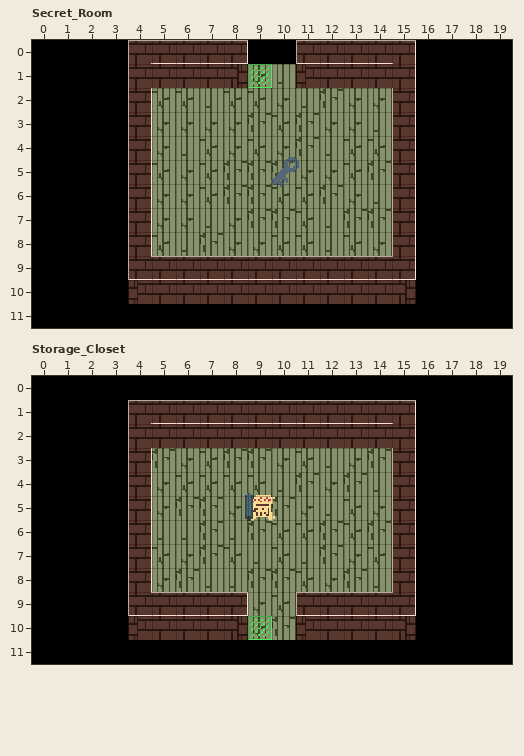
LDtk project: world.ldtk. This is how it looked before the edit.
Cells are 16x16 px. Shown: Secret_Room x 0..19, y 0..11; Storage_Closet x 0..19, y 0..11. The commit also changed other parts of the map, which this record leaves out.
The result:
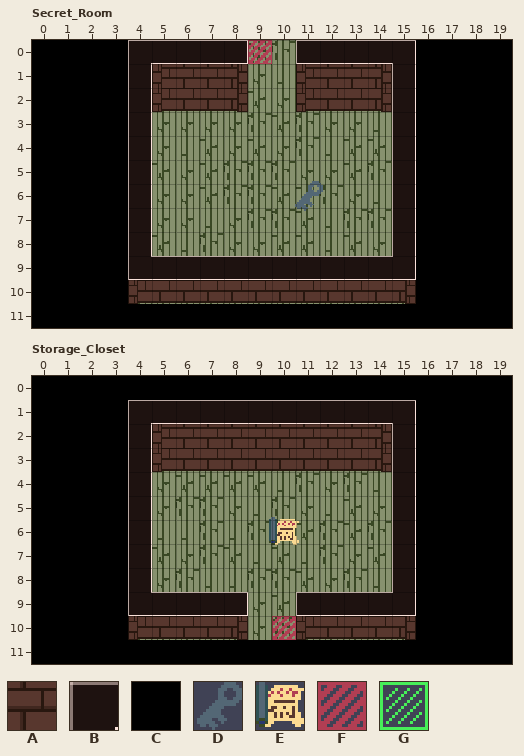
Key: from "Collisions": A 1 "walls", B 2 "wall_tops"; from "TopDown_by_deepnight2": C 19, D 94, E 113, F 119, G 120.
_ is an empty cell, . an unchanged one.
Objects are placed by their top-left corner, in cells (3,4 is the top-left corner of cell 3,4); size is 1x1 cell unless given.
Change:
--- layer "Custom_floor", Secret_Room
@@ x 9..10 @@
- 0 CC
+ 0 __
--- layer "Collisions", Secret_Room
@@ x 4..15 @@
- 0 AAAAA..AAAAA
- 1 A..........A
- 2 A____..____A
- 3 A..........A
- 4 A..........A
- 5 A..........A
- 6 A..........A
- 7 A..........A
- 8 A..........A
- 9 AAAAAAAAAAAA
+ 0 BBBBB..BBBBB
+ 1 B..........B
+ 2 BAAAA..AAAAB
+ 3 B..........B
+ 4 B..........B
+ 5 B..........B
+ 6 B..........B
+ 7 B..........B
+ 8 B..........B
+ 9 BBBBBBBBBBBB
--- layer "Entities", Secret_Room
-D "Item" at 9.9,4.9 size 1.2x1.2
+D "Item" at 10.9,5.9 size 1.2x1.2
-G "Door" at 9,1
+F "Door" at 9,0
--- layer "Collisions", Storage_Closet
@@ x 4..15 @@
- 1 AAAAAAAAAAAA
- 2 A..........A
- 3 A__________A
- 4 A..........A
- 5 A..........A
- 6 A..........A
- 7 A..........A
- 8 A..........A
- 9 AAAAA..AAAAA
+ 1 BBBBBBBBBBBB
+ 2 B..........B
+ 3 BAAAAAAAAAAB
+ 4 B..........B
+ 5 B..........B
+ 6 B..........B
+ 7 B..........B
+ 8 B..........B
+ 9 BBBBB..BBBBB
--- layer "Entities", Storage_Closet
-E "Item" at 8.9,4.9 size 1.2x1.2
+E "Item" at 9.9,5.9 size 1.2x1.2
+F "Door" at 10,10
-G "Door" at 9,10
